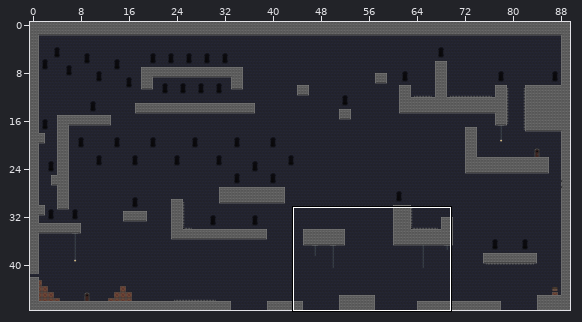
A Tiled map gets an edit: Output/Assets/Maps/MapaLvl2.tmx. The first picture is a wide view before the edit; the outline marks the close-up.
Close-up. Old version:
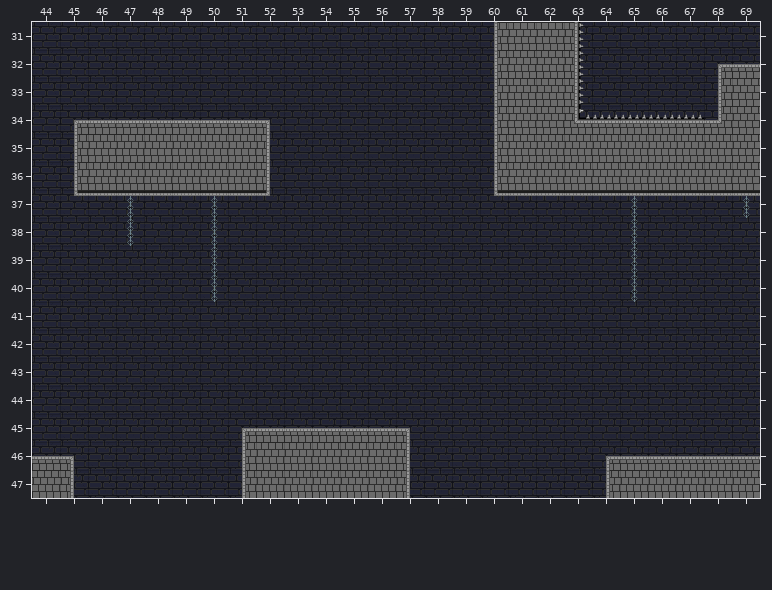
Cells are 32x32 px. Shown: x 44..69, y 31..47. The commit also changed other parts of the map, which this record leaves out.
Once edited:
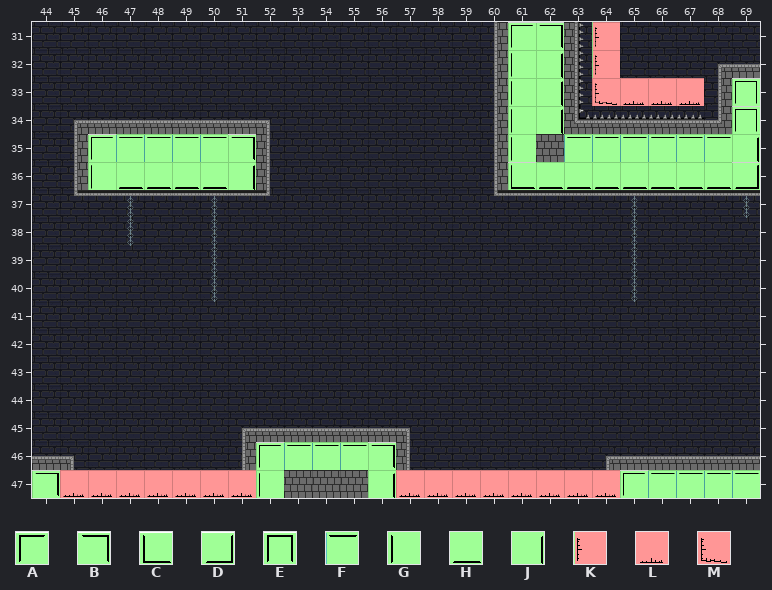
Key: from "MapMetadata": A 1, B 2, C 3, D 4, E 5, F 11, G 12, H 13, J 14, K 16, L 17, M 18.
_ is an empty cell, . an unchanged one.
Tiles of an added or newly shown layer are drawn over the layers below it.
The exact change:
--- layer "Collision" (now shown)
@@ x 46..69 @@
-31 ...............__._.....
-32 ...............__._.....
-33 ...............__.____._
-34 ...............__......_
-35 ______........._._______
-36 ______........._________
+31 ...............AB.K.....
+32 ...............GJ.K.....
+33 ...............GJ.MLLL.E
+34 ...............GJ......E
+35 AFFFFB.........G.FFFFFFJ
+36 GHHHHJ.........CHHHHHHHD
@@ x 44..69 @@
-46 ........_____.............
-47 _________...______________
+46 ........AFFFB.............
+47 BLLLLLLLG...JLLLLLLLLAFFFF
Where, in picture pixels (left, top, right, bottom), the same in both close-ups:
added: (508, 22, 760, 190)
added: (88, 134, 256, 190)
added: (32, 442, 760, 498)
